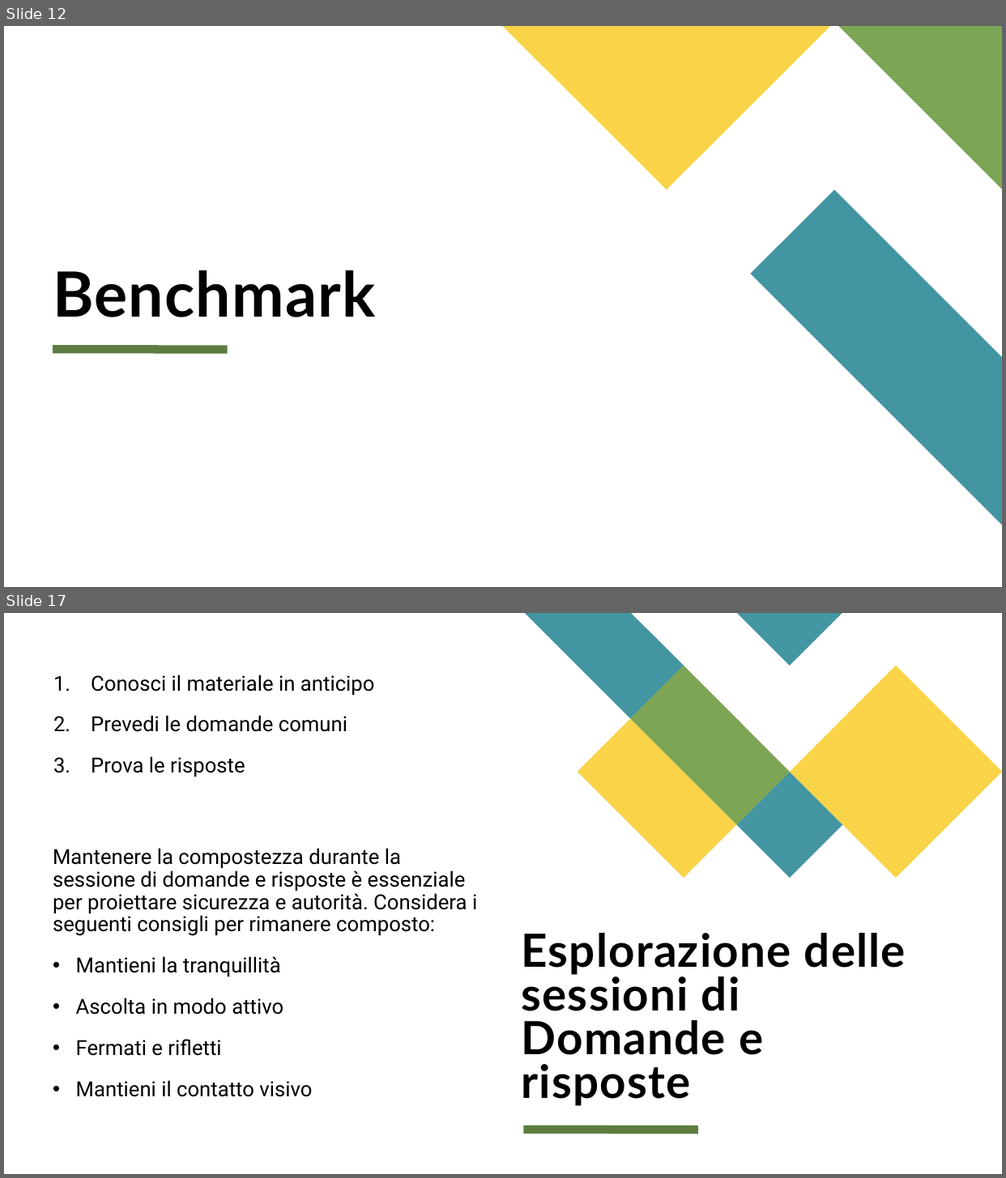
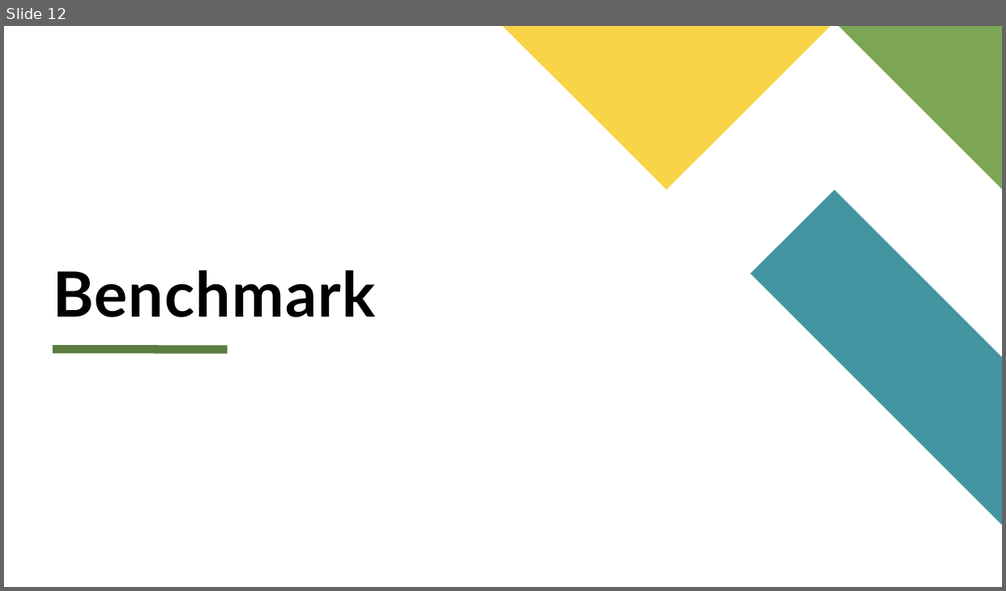
Before and after one commit to dennyciccia/full-text-search-engine, a slide deck: presentazione/Presentazione search engine.pptx. Shown one above the other, each under a label of ours: slides 12 and 17 before the commit, slide 12 after it; the slides between them are not shown. The pictures are 1006x1178 and 1006x591 pixels, drawn with LibreOffice and Linux fonts; fonts in the diff are those of the drawing. Boxes give left, top, right and bottom in pixels: in the first picture for what was removed or moved away, otherwise in the second. Text is boxed around its words. In the diff, an @@ line names an element or a change of style, - is before the commit and + after.

```diff
--- a/presentazione/Presentazione search engine.pptx
+++ b/presentazione/Presentazione search engine.pptx
@@ slide 17 removed at bbox=[4, 613, 1002, 1174], background #FFFFFF @@
@@ text removed at bbox=[91, 675, 375, 777] @@
-1. Conosci il materiale in anticipo
-2. Prevedi le domande comuni
-3. Prova le risposte
@@ group removed at bbox=[525, 613, 1002, 878]: 5 freeform shapes @@
@@ text removed at bbox=[53, 848, 477, 1097] @@
-Mantenere la compostezza durante la sessione di domande e risposte è essenziale per proiettare sicurezza e autorità. Considera i seguenti consigli per rimanere composto:
-  • Mantieni la tranquillità
-  • Ascolta in modo attivo
-  • Fermati e rifletti
-  • Mantieni il contatto visivo
@@ title removed at bbox=[521, 933, 906, 1106] @@
-Esplorazione delle sessioni di Domande e risposte
@@ line removed from (523, 1130) to (699, 1131) @@
```
Also in this commit, not shown: 8 slides changed, 3 slides added, 9 other slides removed.
